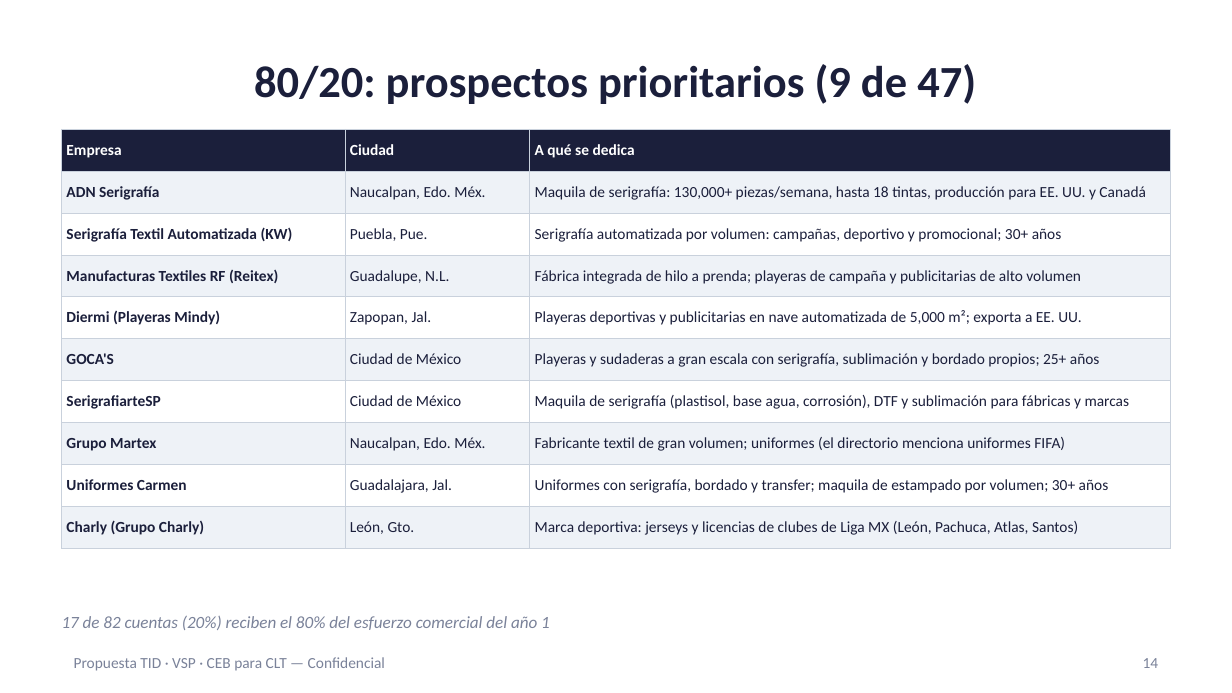
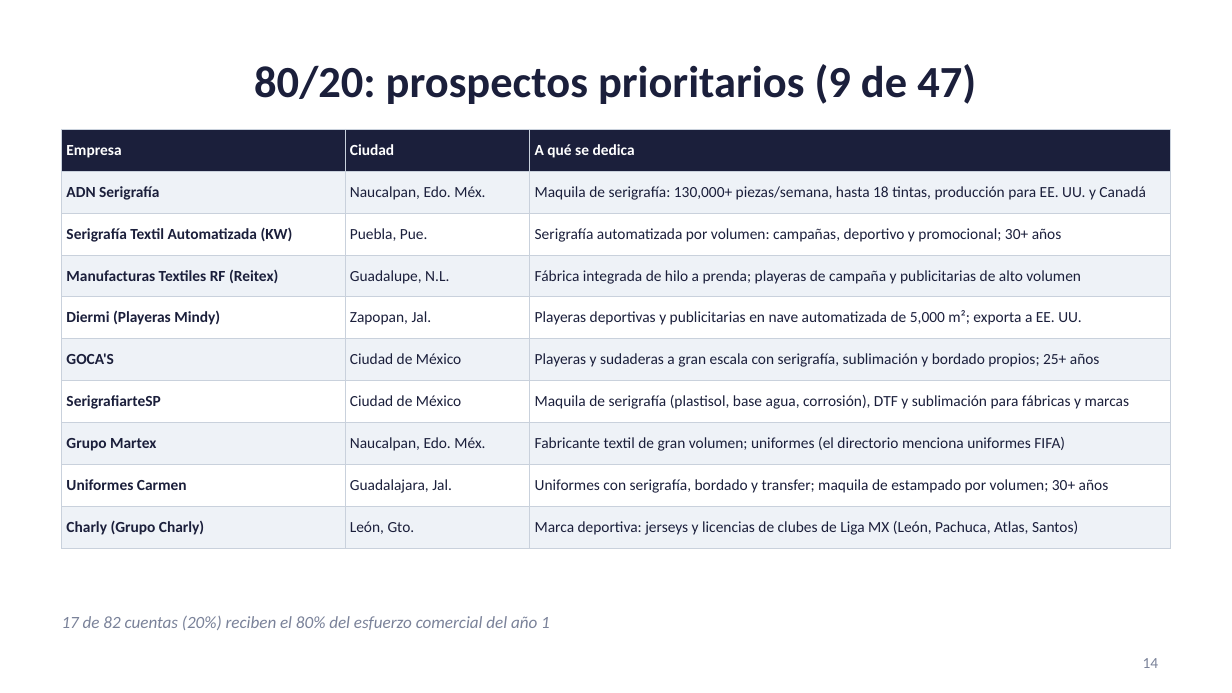
Before and after one commit to carlosmoreno793508/Cosas-Carlos, a slide deck: slide 14 of propuesta-clt/Presentacion_Propuesta_CLT_ES.pptx. Drawn at 1232x693 pixels with LibreOffice and Linux fonts; fonts in the diff are those of the drawing. Boxes give left, top, right and bottom in pixels: in the first picture for what was removed or moved away, otherwise in the second. Text is boxed around its words. In the diff, an @@ line names an element or a change of style, - is before the commit and + after.

```diff
--- a/propuesta-clt/Presentacion_Propuesta_CLT_ES.pptx
+++ b/propuesta-clt/Presentacion_Propuesta_CLT_ES.pptx
@@ text removed at bbox=[74, 657, 385, 671] @@
-Propuesta TID · VSP · CEB para CLT — Confidencial
```
Also in this commit, not shown: 26 other slides changed, 6 other files.
